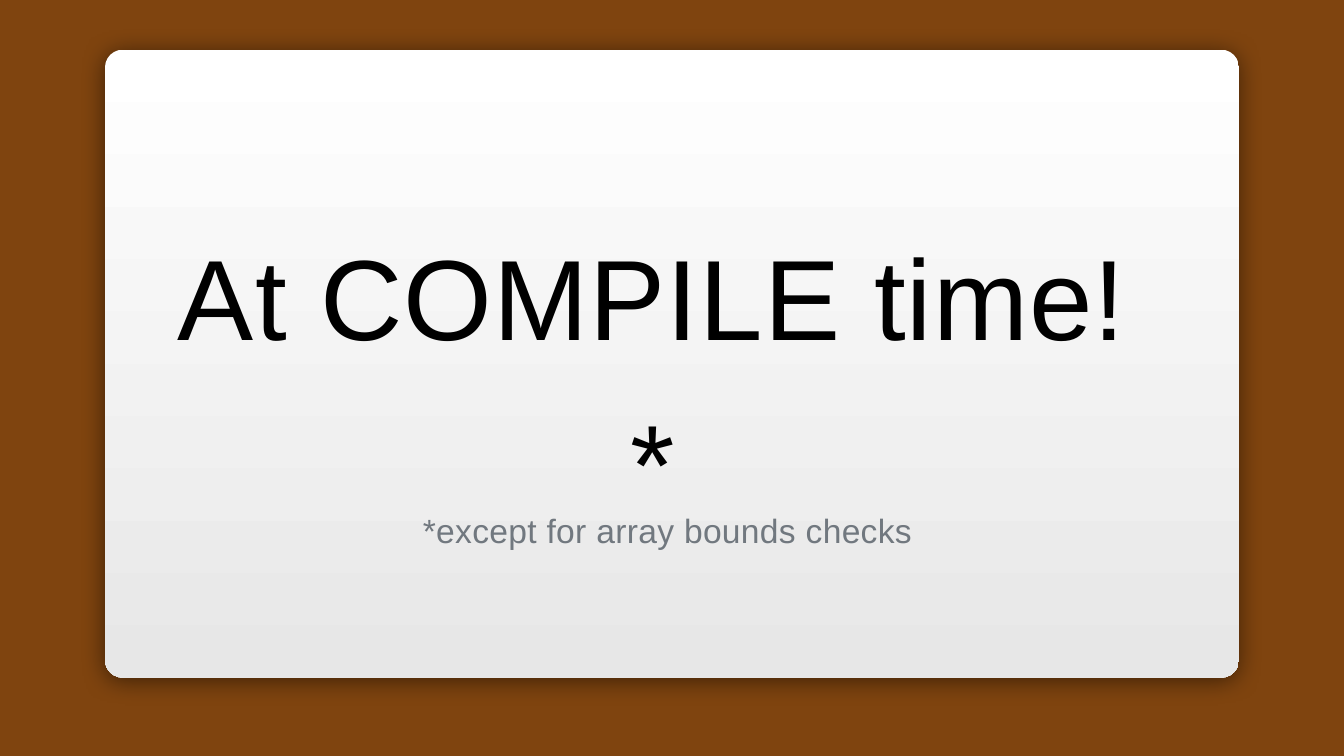
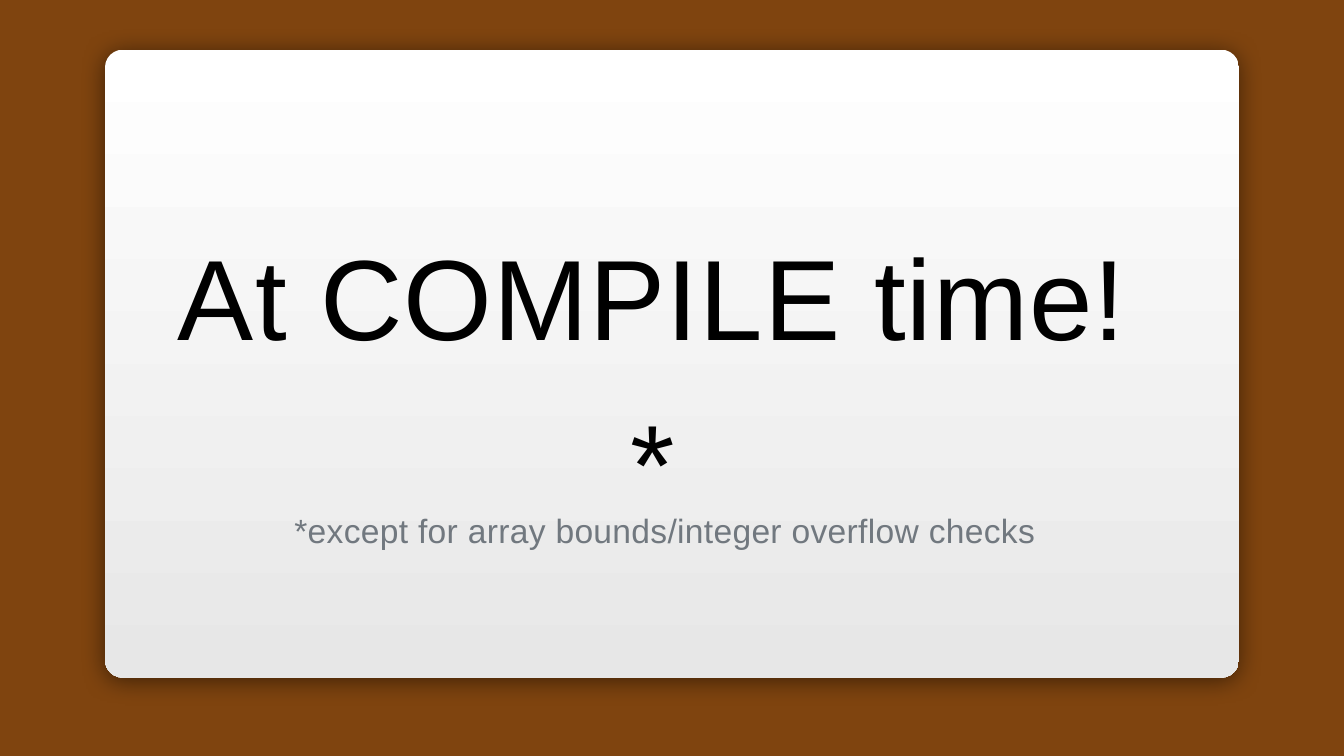
Before and after one commit to carols10cents/rust-safety-presentation, a slide deck: slide 31 of Rust Safety.pptx (slide 29 before the commit). Drawn at 1344x756 pixels with LibreOffice and Linux fonts; fonts in the diff are those of the drawing; background and template pictures are left out. Boxes give left, top, right and bottom in pixels: in the first picture for what was removed or moved away, otherwise in the second. Text is boxed around its words. In the diff, an @@ line names an element or a change of style, - is before the commit and + after.

```diff
--- a/Rust Safety.pptx
+++ b/Rust Safety.pptx
@@ text at [294,518,1035,549]: text changed @@
-*except for array bounds checks
+*except for array bounds/integer overflow checks
```
Also in this commit, not shown: 4 other slides changed, 18 slides added, 6 slides removed, 2 other files.
